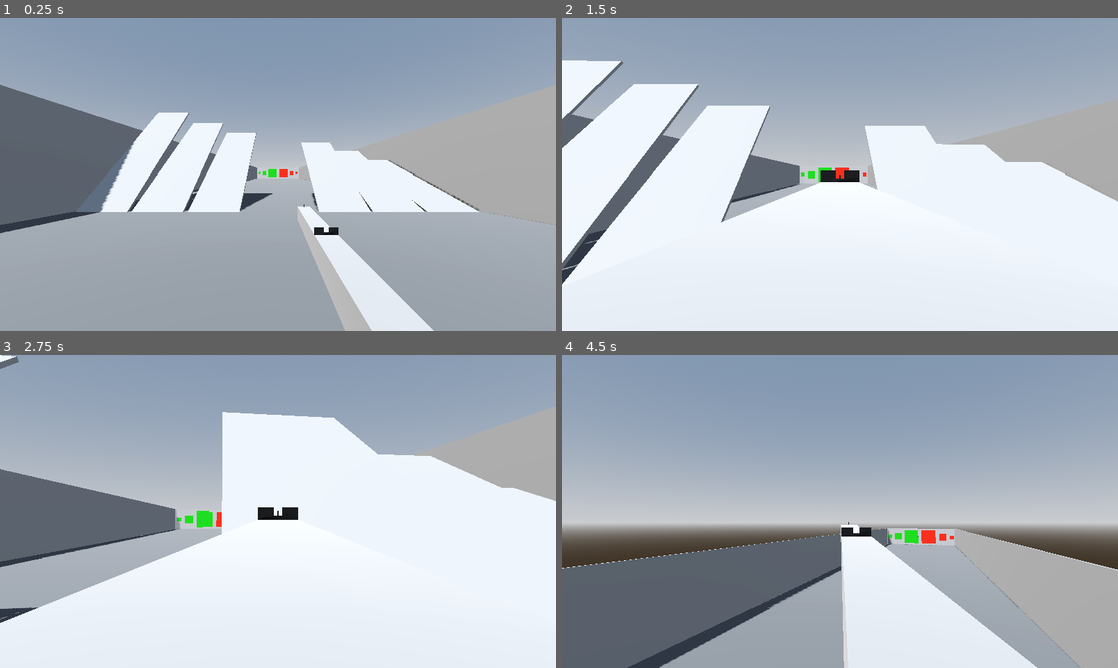
Above: before the commit, frames 1-4 (two rows, left to right).
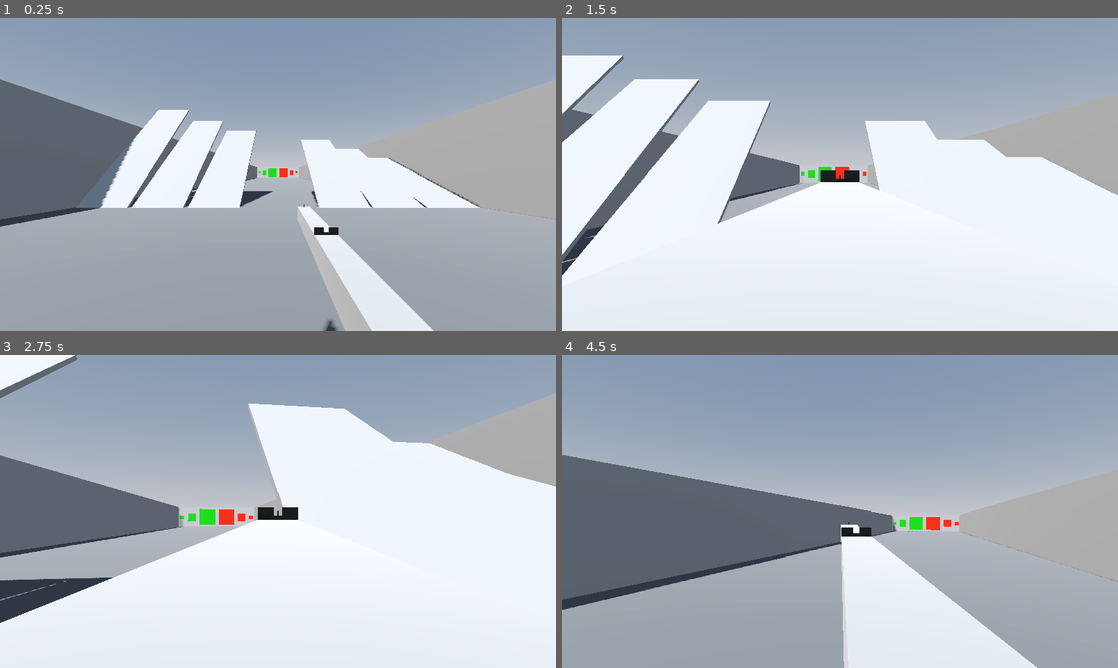
Above: after the commit, the same moments.

Repository: KairosGames/LeTempsDesCerises
Game: Godot game, scene res://scenes/world.tscn
The game is run twice, just before and just after one commit, with the same random seed, the same clock (stepped at 60 frames per second) and the same inputs.
Inputs (mouse positions are in pixels of both pictures, inside the frame that each line leads up to):
- Up to frame 1 (0.25 s): no input
- Up to frame 2 (1.5 s): tap Enter at 0.5 s; move the mouse to (867, 174) at 0.52 s; hold W (move_forward) from 0.53 s (still down); right-click (867, 174) at 0.6 s; tap Space (jump) at 0.77, 1.07 s; click (867, 174) at 0.8 s; move the mouse to (812, 174) at 1.27 s; click (812, 174) at 1.35 s
- Up to frame 3 (2.75 s): keep holding W (move_forward); tap Space (jump) at 1.52, 1.82 s; tap C (crouch, bound only after the commit) at 1.55, 2.1 s; move the mouse to (289, 505) at 2.02 s; tap Shift (run, bound only after the commit) at 2.3 s
- Up to frame 4 (4.5 s): keep holding W (move_forward); move the mouse to (834, 517) at 2.77 s; tap Shift (run, bound only after the commit) at 2.85 s; tap Space (jump) at 3.02, 3.05, 3.32, 3.6, 3.77, 4.07 s; move the mouse to (878, 514) at 3.52 s; right-click (878, 514) at 3.8 s; move the mouse to (795, 508) at 4.27 s; right-click (795, 508) at 4.35 s

The runs differ from the first frame. In frame 1, 3.0% of the frame differs, in the area x 0-100%, y 19-100%; in frame 2, 3.5%; in frame 3, 9.5%; in frame 4, 27%, in the area x 0-100%, y 32-100%.

Commit message:
finish-dirty-controller

Diff:
--- a/game/scripts/player.gd
+++ b/game/prefabs/player/player.gd
@@ -10,6 +10,7 @@
 
 @export_category("Exposed settings")
 @export var is_aim_locked: bool = true
+@export var is_run_lock: bool = true
 @export var is_position_switcher_locked: bool = true
 @export var is_aim_smooth: bool = true
 @export var is_movement_smooth: bool = true
@@ -21,10 +22,11 @@
 @export var aiming_fov: float = 50.0
 
 @export_category("States settings")
-@export var can_crouch: bool = true
-@export var can_lyingd: bool = true
 @export var can_run_crouched: bool = true
 @export var can_run_lyied_d: bool = true
+@export var standing_height: float = 1.6
+@export var crouch_height: float = 1.1
+@export var lyingd_height: float = 0.35
 
 @export_category("Movement speed settings")
 @export var standing_speed: float = 5.0
@@ -48,7 +50,6 @@
 
 var aim_vel: Vector3 = Vector3.ZERO
 var aim_target: Vector3 = Vector3.ZERO
-var last_plane_vel: Vector3
 var acc_time_ratio: float
 var brake_time_ratio: float
 
@@ -62,11 +63,125 @@
 
 
 func _process(delta: float) -> void:
+	process_movement(delta)
+	capture_states()
+	handle_states(delta)
 	process_view(delta)
-	process_movement(delta)
-	handle_aim(delta)
 	handle_shoot(delta)
 
+
+func process_movement(delta: float) -> void:
+	apply_plane_movement(delta)
+
+	if not is_on_floor():
+		velocity += get_gravity() * delta
+
+	# Handle jump.
+	if Input.is_action_just_pressed("jump") and is_on_floor():
+		velocity.y = JUMP_VELOCITY
+
+	move_and_slide()
+
+
+func apply_plane_movement(delta: float) -> void:
+	var mov_vec: Vector2 = player_inputs.move_vec
+	var ref_speed = get_applied_speed()
+
+	var f_speed: float = ref_speed * abs(mov_vec.y)
+	if mov_vec.y < 0 : f_speed *= back_speed_ratio
+	var s_speed: float = abs(mov_vec.x) * ref_speed * side_speed_ratio
+	var applied_speed: float = sqrt(f_speed * f_speed + s_speed * s_speed)
+
+	if is_movement_smooth:
+		var lcl_vel: Vector3 = global_transform.basis.inverse() * velocity
+		var lcl_dir: Vector3 = Vector3(mov_vec.x, 0.0, mov_vec.y).normalized()
+		var lcl_target_speed: Vector3 = Vector3(lcl_dir.x * applied_speed, 0.0, lcl_dir.z * applied_speed)
+		var x_brake_step: float = ref_speed * side_speed_ratio * delta * brake_time_ratio
+		var z_brake_step: float = ref_speed * delta * brake_time_ratio
+
+		if lcl_dir.x:
+			lcl_vel.x = move_toward(lcl_vel.x, lcl_target_speed.x, abs(lcl_target_speed.x) * delta * acc_time_ratio)
+			if sign(lcl_target_speed.x) and sign(lcl_vel.x) != sign(lcl_target_speed.x):
+				lcl_vel.x = move_toward(lcl_vel.x, lcl_target_speed.x, abs(lcl_target_speed.x) * delta * acc_time_ratio)
+		else:
+			lcl_vel.x = move_toward(lcl_vel.x, 0.0, x_brake_step)
+
+		if lcl_dir.z:
+			lcl_vel.z = move_toward(lcl_vel.z, lcl_target_speed.z, abs(lcl_target_speed.z) * delta * acc_time_ratio)
+			if sign(lcl_target_speed.z) and sign(lcl_vel.z) != sign(lcl_target_speed.z):
+				lcl_vel.z = move_toward(lcl_vel.z, lcl_target_speed.z, abs(lcl_target_speed.z) * delta * acc_time_ratio)
+		else:
+			lcl_vel.z = move_toward(lcl_vel.z, 0.0, z_brake_step)
+
+		velocity = global_transform.basis * lcl_vel
+	else:
+		var dir: Vector3 = (transform.basis * Vector3(mov_vec.x, 0, mov_vec.y).normalized())
+		var speed: Vector3 = Vector3(dir.x * applied_speed, 0.0, dir.z * applied_speed)
+		velocity = Vector3(speed.x, velocity.y, speed.z) if dir else Vector3(0.0, velocity.y, 0.0)
+
+
+func get_applied_speed() -> float:
+	if is_crouched:
+		return crouch_speed
+	elif is_lyied_d:
+		return lying_d_speed
+	elif not is_grounded:
+		return air_up_speed
+	else:
+		return standing_speed
+
+
+func capture_states() -> void:
+	capture_aim_state()
+	capture_position_state()
+
+
+func capture_aim_state() -> void:
+	if is_aim_locked:
+		if Input.is_action_just_pressed("aim"): is_aiming = !is_aiming
+	else:
+		is_aiming = Input.is_action_just_pressed("aim")
+	player_inputs.is_aiming = is_aiming
+
+
+func capture_position_state() -> void:
+	if Input.is_action_just_pressed("crouch"):
+		if not is_grounded: return
+		if is_lyied_d: is_lyied_d = false
+		if is_running: is_running = false
+		is_crouched = !is_crouched
+
+	if Input.is_action_just_pressed("lying_down"):
+		if not is_grounded: return
+		if is_lyied_d: is_crouched = true
+		if is_running: is_running = false
+		is_lyied_d = !is_lyied_d
+
+	if Input.is_action_just_pressed("run"):
+		if not is_grounded: return
+		if is_crouched: is_crouched = false
+		if is_lyied_d: is_lyied_d = false
+		is_running = !is_running
+
+
+func handle_states(delta: float) -> void:
+	handle_aim_state(delta)
+	handle_position_state(delta)
+
+
+func handle_aim_state(delta: float) -> void:
+	var target_pos: Vector3 = aim_pos.position if is_aiming else default_weapon_pos.position
+	var target_fov: float = aiming_fov if is_aiming else default_fov
+	weapon_container.position = weapon_container.position.lerp(target_pos, 0.15)
+	player_camera.fov = lerp(player_camera.fov, target_fov, 0.05)
+	#var a = -10.0 if is_aiming else 0.0
+	#player_camera.rotation_degrees.z = lerp_angle(player_camera.rotation_degrees.z, a, 0.1)
+
+
+func handle_position_state(delta: float) -> void:
+	if not is_crouched and not is_lyied_d: camera_pivot.position.y = 1.6
+	if is_crouched : camera_pivot.position.y = 1.1
+	if is_lyied_d: camera_pivot.position.y = 0.35
 
 func process_view(delta: float) -> void:
 	var input: PlayerInputs = player_inputs
@@ -103,85 +218,6 @@
 	var new_velocity: float = (current_velocity - omega * temp) * expo
 	var output: float = target + (change + temp) * expo
 	return { "value": output, "velocity": new_velocity }
-
-
-func process_movement(delta: float) -> void:
-	apply_plane_movement(delta)
-
-	if not is_on_floor():
-		velocity += get_gravity() * delta
-
-	# Handle jump.
-	if Input.is_action_just_pressed("jump") and is_on_floor():
-		velocity.y = JUMP_VELOCITY
-
-	move_and_slide()
-
-
-func apply_plane_movement(delta: float) -> void:
-	var mov_vec: Vector2 = player_inputs.move_vec
-	var ref_speed = get_applied_speed()
-
-	var f_speed: float = ref_speed * abs(mov_vec.y)
-	if mov_vec.y < 0 : f_speed *= back_speed_ratio
-	var s_speed: float = abs(mov_vec.x) * ref_speed * side_speed_ratio
-	var applied_speed: float = sqrt(f_speed * f_speed + s_speed * s_speed)
-
-	if is_movement_smooth:
-		var lcl_vel: Vector3 = global_transform.basis.inverse() * velocity
-		var lcl_dir: Vector3 = Vector3(mov_vec.x, 0.0, mov_vec.y).normalized()
-		var lcl_target_speed: Vector3 = Vector3(lcl_dir.x * applied_speed, 0.0, lcl_dir.z * applied_speed)
-		if lcl_target_speed.x: last_plane_vel.x = lcl_vel.x
-		if lcl_target_speed.z: last_plane_vel.z = lcl_vel.z
-
-		if lcl_dir.x:
-			lcl_vel.x = move_toward(lcl_vel.x, lcl_target_speed.x, abs(lcl_target_speed.x) * delta * acc_time_ratio)
-			if sign(lcl_target_speed.x) and sign(lcl_vel.x) != sign(lcl_target_speed.x):
-				lcl_vel.x = move_toward(lcl_vel.x, lcl_target_speed.x, abs(lcl_target_speed.x) * delta * acc_time_ratio)
-		else:
-			lcl_vel.x = move_toward(lcl_vel.x, 0.0, abs(last_plane_vel.x) * delta * brake_time_ratio)
-
-		if lcl_dir.z:
-			lcl_vel.z = move_toward(lcl_vel.z, lcl_target_speed.z, abs(lcl_target_speed.z) * delta * acc_time_ratio)
-			if sign(lcl_target_speed.z) and sign(lcl_vel.z) != sign(lcl_target_speed.z):
-				lcl_vel.z = move_toward(lcl_vel.z, lcl_target_speed.z, abs(lcl_target_speed.z) * delta * acc_time_ratio)
-		else:
-			lcl_vel.z = move_toward(lcl_vel.z, 0.0, abs(last_plane_vel.z) * delta * brake_time_ratio)
-
-		velocity = global_transform.basis * lcl_vel
-	else:
-		var dir: Vector3 = (transform.basis * Vector3(mov_vec.x, 0, mov_vec.y).normalized())
-		var speed: Vector3 = Vector3(dir.x * applied_speed, 0.0, dir.z * applied_speed)
-		velocity = Vector3(speed.x, velocity.y, speed.z) if dir else Vector3(0.0, velocity.y, 0.0)
-
-
-func get_applied_speed() -> float:
-	if is_crouched:
-		return crouch_speed
-	elif is_lyied_d:
-		return lying_d_speed
-	elif not is_grounded:
-		return air_up_speed
-	else:
-		return standing_speed
-
-
-func handle_aim(delta: float) -> void:
-	capture_aim_state()
-	var target_pos: Vector3 = aim_pos.position if is_aiming else default_weapon_pos.position
-	var target_fov: float = aiming_fov if is_aiming else default_fov
-	weapon_container.position = weapon_container.position.lerp(target_pos, 0.15)
-	player_camera.fov = lerp(player_camera.fov, target_fov, 0.05)
-	#var a = -10.0 if is_aiming else 0.0
-	#player_camera.rotation_degrees.z = lerp_angle(player_camera.rotation_degrees.z, a, 0.1)
-
-
-func capture_aim_state() -> void:
-	if is_aim_locked:
-		if Input.is_action_just_pressed("aim"): is_aiming = !is_aiming
-	else:
-		is_aiming = Input.is_action_just_pressed("aim")
-	player_inputs.is_aiming = is_aiming
 
 
 func handle_shoot(delta: float) -> void:
--- a/game/prefabs/player.tscn
+++ b/game/prefabs/player/player.tscn
@@ -1,7 +1,7 @@
 [gd_scene format=3 uid="uid://beucpa8otln0h"]
 
-[ext_resource type="Script" uid="uid://ba17vol5l3xw" path="res://scripts/player.gd" id="1_4dohe"]
-[ext_resource type="Script" uid="uid://by6gviwr1wgbw" path="res://scripts/player_inputs.gd" id="1_72ieh"]
+[ext_resource type="Script" uid="uid://ba17vol5l3xw" path="res://prefabs/player/player.gd" id="1_4dohe"]
+[ext_resource type="Script" uid="uid://by6gviwr1wgbw" path="res://prefabs/player/player_inputs.gd" id="1_72ieh"]
 [ext_resource type="Texture2D" uid="uid://llhmhoeoh4hx" path="res://sources/images/textures/aim.svg" id="2_r66lb"]
 
 [sub_resource type="Curve" id="Curve_r66lb"]
@@ -9,6 +9,7 @@
 point_count = 2
 
 [sub_resource type="CapsuleShape3D" id="CapsuleShape3D_fp3wc"]
+height = 1.8
 
 [sub_resource type="StandardMaterial3D" id="StandardMaterial3D_r66lb"]
 albedo_color = Color(0.5330367, 0.5330367, 0.5330367, 1)
@@ -65,12 +66,12 @@
 expand_mode = 1
 
 [node name="CollisionShape3D" type="CollisionShape3D" parent="." unique_id=76721954]
-transform = Transform3D(1, 0, 0, 0, 1, 0, 0, 0, 1, 0, 1, 0)
+transform = Transform3D(1, 0, 0, 0, 1, 0, 0, 0, 1, 0, 0.9, 0)
 shape = SubResource("CapsuleShape3D_fp3wc")
 
 [node name="CameraPivot" type="Node3D" parent="." unique_id=1785335874]
 unique_name_in_owner = true
-transform = Transform3D(1, 0, 0, 0, 1, 0, 0, 0, 1, 0, 1.8, 0)
+transform = Transform3D(1, 0, 0, 0, 1, 0, 0, 0, 1, 0, 1.6, 0)
 
 [node name="PlayerCamera" type="Camera3D" parent="CameraPivot" unique_id=619415518]
 unique_name_in_owner = true
--- a/game/project.godot
+++ b/game/project.godot
@@ -86,6 +86,21 @@
 , Object(InputEventJoypadMotion,"resource_local_to_scene":false,"resource_name":"","device":-1,"axis":4,"axis_value":1.0,"script":null)
 ]
 }
+crouch={
+"deadzone": 0.2,
+"events": [Object(InputEventKey,"resource_local_to_scene":false,"resource_name":"","device":-1,"window_id":0,"alt_pressed":false,"shift_pressed":false,"ctrl_pressed":false,"meta_pressed":false,"pressed":false,"keycode":0,"physical_keycode":67,"key_label":0,"unicode":99,"location":0,"echo":false,"script":null)
+]
+}
+lying_down={
+"deadzone": 0.2,
+"events": [Object(InputEventKey,"resource_local_to_scene":false,"resource_name":"","device":-1,"window_id":0,"alt_pressed":false,"shift_pressed":false,"ctrl_pressed":false,"meta_pressed":false,"pressed":false,"keycode":0,"physical_keycode":88,"key_label":0,"unicode":120,"location":0,"echo":false,"script":null)
+]
+}
+run={
+"deadzone": 0.2,
+"events": [Object(InputEventKey,"resource_local_to_scene":false,"resource_name":"","device":-1,"window_id":0,"alt_pressed":false,"shift_pressed":false,"ctrl_pressed":false,"meta_pressed":false,"pressed":false,"keycode":0,"physical_keycode":4194325,"key_label":0,"unicode":0,"location":0,"echo":false,"script":null)
+]
+}
 
 [physics]
 
--- a/game/scenes/world.tscn
+++ b/game/scenes/world.tscn
@@ -1,7 +1,7 @@
 [gd_scene format=3 uid="uid://dwp51gcdjh3l6"]
 
-[ext_resource type="PackedScene" uid="uid://beucpa8otln0h" path="res://prefabs/player.tscn" id="1_nnsk1"]
-[ext_resource type="Script" uid="uid://bfxqdxe6sfsl3" path="res://scripts/shoot_target.gd" id="1_rwgxs"]
+[ext_resource type="PackedScene" uid="uid://beucpa8otln0h" path="res://prefabs/player/player.tscn" id="1_nnsk1"]
+[ext_resource type="Script" uid="uid://bfxqdxe6sfsl3" path="res://sandbox/scripts_proto/shoot_target.gd" id="1_rwgxs"]
 
 [sub_resource type="ProceduralSkyMaterial" id="ProceduralSkyMaterial_nnsk1"]
 sky_horizon_color = Color(0.66224277, 0.6717428, 0.6867428, 1)
Renamed: game/scripts/player.gd.uid -> game/prefabs/player/player.gd.uid
Renamed: game/scripts/player_inputs.gd -> game/prefabs/player/player_inputs.gd
Renamed: game/scripts/player_inputs.gd.uid -> game/prefabs/player/player_inputs.gd.uid
Renamed: game/scripts/shoot_target.gd -> game/sandbox/scripts_proto/shoot_target.gd
Renamed: game/scripts/shoot_target.gd.uid -> game/sandbox/scripts_proto/shoot_target.gd.uid
